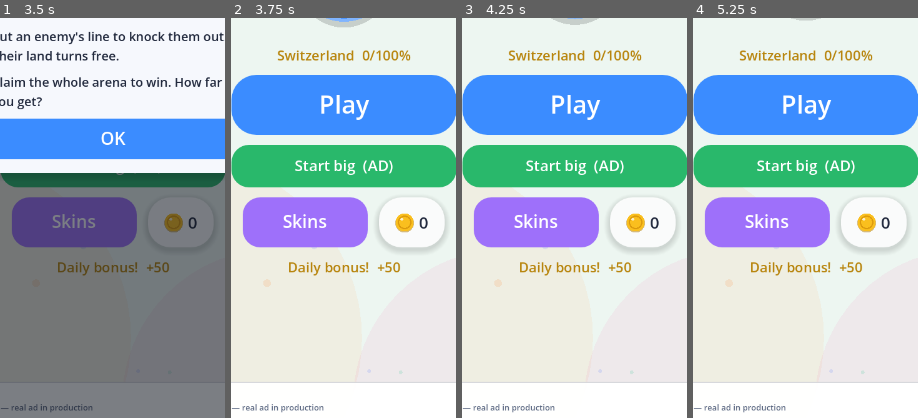
Above: before the commit, frames 1-4 (left to right).
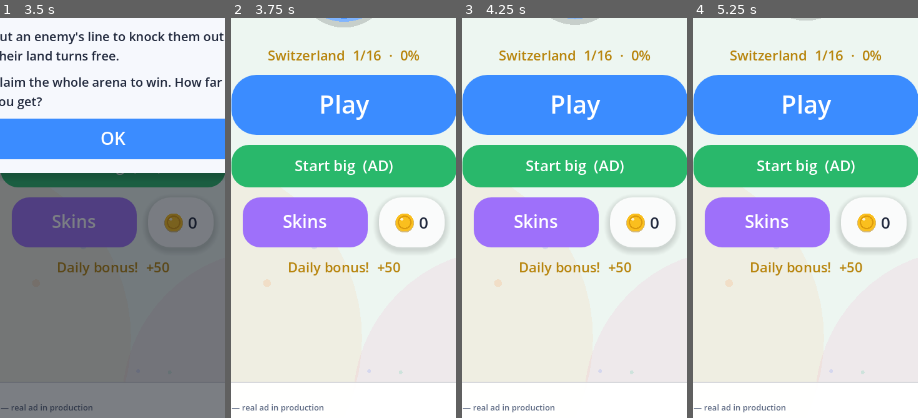
Above: after the commit, the same moments.

Repository: Tourist105/inkland
Game: Godot game, scene res://scenes/Home.tscn
Two runs of this game, one before a commit and one after it. Both use one fixed random seed, a clock stepped at 60 frames per second and the inputs below.
Inputs (mouse positions are % of the whole screen's width and height, from its top left):
- Up to frame 1 (3.5 s): click "Play" at 0.5 s; click "Play" at 1.25 s; click "Start big (AD)" at 2 s; click "Start big (AD)" at 2.75 s
- Up to frame 2 (3.75 s): click "OK" at 3.5 s
- Up to frame 3 (4.25 s): no input
- Up to frame 4 (5.25 s): click (7, 4) at 4.27 s; click "OK" at 5 s
The pictures show only the part of the screen within x 25-75%, y 50-100%; the shares and areas given below are measured in that part.

Frame 1 is identical in both runs. In frame 2, 1.2% of the frame differs, in the area x 16-84%, y 8-11%; in frame 3, 1.2%; in frame 4, 1.2%.

Commit message:
Original-faithful round feel: banked campaign, crown, zoom-out, silky ribbon trail
- Trail is now the head's TRUE continuous path (render-only ribbon, kept
  visible until the claimed polygon lands) — pure arcs, zero grid stairs.
- Coast slide takes the largest working axis sub-step — no more stutter
  when riding the border; spawn blobs are round and land-clipped.
- Camera caged to the country bbox (never stare at open water) and zooms
  out gently as your empire grows (original behaviour).
- Campaign like the original: every run BANKS its % into the country
  (shown as a clean 0-100%), a single-run win conquers instantly;
  conquest = +250 bonus and a 'Next country' button straight into the
  next map. Gold crown marks the current territory king.
- RDP eps 7 + guaranteed double Chaikin: last staircase remnants gone.

Co-Authored-By: Claude Fable 5 <noreply@anthropic.com>

Diff:
--- a/assets/translations/strings.csv
+++ b/assets/translations/strings.csv
@@ -37,3 +37,4 @@
 T_DAILY,"Daily bonus!","Tagesbonus!","Bonus quotidien !","Bonus giornaliero!","¡Bono diario!","Bônus diário!","Dagelijk …(269 unchanged characters)…
 T_CONQUERED,"Conquered: %s!","Erobert: %s!","Conquis : %s !","Conquistato: %s!","¡Conquistado: %s!","Conquistado: %s!", …(261 unchanged characters)…
 T_START_BIG,"Start big","Gross starten","Départ en grand","Parti in grande","Empieza en grande","Comece grande","Groot  …(261 unchanged characters)…
+T_NEXT_COUNTRY,"Next country","Nächstes Land","Pays suivant","Prossimo paese","Siguiente país","Próximo país","Volgend land","Następny kraj","Sonraki ülke","Další země","Ďalšia krajina","Nästa land","Næste land","Neste land","Seuraava maa","Következő ország","Următoarea țară","Следующая страна","Наступна країна","Επόμενη χώρα","Negara berikutnya","Quốc gia tiếp theo"
--- a/scripts/Arena.gd
+++ b/scripts/Arena.gd
@@ -105,6 +105,8 @@
 var _land := PackedByteArray()     # 1 = playable land (country silhouette)
 var _coast_seeds := PackedInt32Array()   # land cells on the coast/edge (static)
 var _water_visited := PackedByteArray()  # water pre-marked as flood walls
+var _land_bb_lo := Vector2i.ZERO         # land bounding box (cells) — camera cage
+var _land_bb_hi := Vector2i.ZERO
 var _land_total := 1
 
 const WATER := Color(0.76, 0.87, 0.90)   # pale lagoon, keeps the board light
@@ -159,10 +161,17 @@
 	if cam != null:
 		cam.zoom = Vector2(CAM_ZOOM, CAM_ZOOM)
 		cam.position = _cell_center(human.cx, human.cy)
-		cam.limit_left = int(-CELL * 3)
-		cam.limit_top = int(-CELL * 3)
-		cam.limit_right = int(W * CELL + CELL * 3)
-		cam.limit_bottom = int(H * CELL + CELL * 3)
+		# Cage the camera to the country: you never stare at open water or
+		# anything "outside the level".
+		var vp := get_viewport_rect().size / CAM_ZOOM
+		var lo := Vector2(_land_bb_lo) * CELL - Vector2(CELL * 4, CELL * 4)
+		var hi := Vector2(_land_bb_hi + Vector2i.ONE) * CELL + Vector2(CELL * 4, CELL * 4)
+		var pad_x := maxf(0.0, (vp.x - (hi.x - lo.x)) * 0.5)
+		var pad_y := maxf(0.0, (vp.y - (hi.y - lo.y)) * 0.5)
+		cam.limit_left = int(lo.x - pad_x)
+		cam.limit_top = int(lo.y - pad_y)
+		cam.limit_right = int(hi.x + pad_x)
+		cam.limit_bottom = int(hi.y + pad_y)
 		cam.make_current()
 	_build_hud()
 	Ads.hide_banner()          # never over the arena
@@ -248,15 +257,21 @@
 	p.going_home = false
 	p.plan.clear()
 	p.trail.clear()
-	p.trail_rev = -1
+	p.ribbon.clear()
+	p.ribbon_stale = false
 	var rad := START_RADIUS
 	if p.is_human and Game.start_boost:
 		rad = 10                       # rewarded "start big" (~5x area)
 		Game.start_boost = false
 		Game.save_state()
+	# Round starting blob (like the original), clipped to land.
+	var rr := rad * rad + rad
 	for y in range(p.home.y - rad, p.home.y + rad + 1):
 		for x in range(p.home.x - rad, p.home.x + rad + 1):
-			if in_bounds(x, y):
+			var dx := x - p.home.x
+			var dy := y - p.home.y
+			if in_bounds(x, y) and dx * dx + dy * dy <= rr \
+					and _land[idx(x, y)] == 1:
 				grid[idx(x, y)] = p.id
 	_bb_mark(p.id, p.home.x - rad, p.home.y - rad, p.home.x + rad, p.home.y + rad)
 	_dirty_owners[p.id] = true
@@ -375,14 +390,22 @@
 		p.pos = Vector2(clampf(p.pos.x, m, W * CELL - m),
 			clampf(p.pos.y, m, H * CELL - m))
 		if not land(int(p.pos.x / CELL), int(p.pos.y / CELL)):
-			var sx := Vector2(p.pos.x, old_pos.y)
-			var sy := Vector2(old_pos.x, p.pos.y)
-			if land(int(sx.x / CELL), int(sx.y / CELL)):
-				p.pos = sx
-			elif land(int(sy.x / CELL), int(sy.y / CELL)):
-				p.pos = sy
-			else:
-				p.pos = old_pos
+			# Slide along the coast: take the LARGEST axis sub-step that stays
+			# on land — much smoother than full-step-or-freeze.
+			var best := old_pos
+			var best_d := 0.0
+			for f: float in [1.0, 0.66, 0.33]:
+				var cx2 := Vector2(old_pos.x + (p.pos.x - old_pos.x) * f, old_pos.y)
+				var cy2 := Vector2(old_pos.x, old_pos.y + (p.pos.y - old_pos.y) * f)
+				if absf(cx2.x - old_pos.x) > best_d \
+						and land(int(cx2.x / CELL), int(cx2.y / CELL)):
+					best = cx2
+					best_d = absf(cx2.x - old_pos.x)
+				if absf(cy2.y - old_pos.y) > best_d \
+						and land(int(cy2.x / CELL), int(cy2.y / CELL)):
+					best = cy2
+					best_d = absf(cy2.y - old_pos.y)
+			p.pos = best
 		# Cell-entry events (one axis at a time — no corner skipping).
 		var nx := int(p.pos.x / CELL)
 		var ny := int(p.pos.y / CELL)
@@ -391,6 +414,15 @@
 				_enter_cell(p, p.cx + signi(nx - p.cx), p.cy)
 			else:
 				_enter_cell(p, p.cx, p.cy + signi(ny - p.cy))
+		# Render ribbon: sample the head's true continuous path while drawing —
+		# the line on screen is pure arcs, never grid stairs.
+		if p.alive and p.is_out:
+			if p.ribbon_stale:
+				p.ribbon.clear()
+				p.ribbon_stale = false
+			var rn := p.ribbon.size()
+			if rn == 0 or p.ribbon[rn - 1].distance_squared_to(p.pos) > 25.0:
+				p.ribbon.append(p.pos)
 
 static func _cardinal(heading: float) -> Vector2i:
 	var v := Vector2.from_angle(heading)
@@ -447,7 +479,8 @@
 	for c in p.trail:
 		trail_owner[idx(c.x, c.y)] = 0
 	p.trail.clear()
-	p.trail_rev = -1
+	p.ribbon.clear()
+	p.ribbon_stale = false
 	p.is_out = false
 	if p.is_human:
 		_human_died(cause, killer)      # land stays put (revive keeps it)
@@ -502,7 +535,7 @@
 	if tx1 >= tx0:
 		_bb_mark(p.id, tx0, ty0, tx1, ty1)
 	p.trail.clear()
-	p.trail_rev = -1
+	p.ribbon_stale = true      # keep the ribbon until the polygon lands
 	_dirty_owners[p.id] = true
 
 	# 2. Flood the "outside" from the border through every non-owned cell.
@@ -859,9 +892,13 @@
 		if spot == Vector2i(-1, -1):
 			spot = human.home
 		human.home = spot
+		var rvr := START_RADIUS * START_RADIUS + START_RADIUS
 		for y in range(spot.y - START_RADIUS, spot.y + START_RADIUS + 1):
 			for x in range(spot.x - START_RADIUS, spot.x + START_RADIUS + 1):
-				if in_bounds(x, y) and _land[idx(x, y)] == 1:
+				var dx := x - spot.x
+				var dy := y - spot.y
+				if in_bounds(x, y) and dx * dx + dy * dy <= rvr \
+						and _land[idx(x, y)] == 1:
 					var pv := grid[idx(x, y)]
 					if pv != 0 and pv != human.id:
 						_dirty_owners[pv] = true
@@ -879,7 +916,8 @@
 	_human_has_target = false
 	human.is_out = false
 	human.trail.clear()
-	human.trail_rev = -1
+	human.ribbon.clear()
+	human.ribbon_stale = false
 	human.pending_dir = Vector2i.ZERO
 	if cam != null:
 		cam.position = _cell_center(spot.x, spot.y)
@@ -936,12 +974,20 @@
 	(v.get_node("Pct") as Label).text = "%.1f%%" % _final_pct
 	(v.get_node("Best") as Label).visible = is_best
 	var prev_country: String = Game.COUNTRIES[Game.country_idx].name
-	var cbonus := Game.add_country_progress(_max_pct)
-	var cd: Dictionary = Game.COUNTRIES[Game.country_idx]
-	var cline := "%s  %d/%d%%" % [cd.name, int(Game.country_fill), int(cd.size)]
-	if cbonus > 0:
+	var cline := ""
+	# Original rules: every run banks its % into the country; a single-run
+	# WIN conquers instantly. Either way the campaign rolls onward.
+	var conquered := won
+	if not won:
+		conquered = Game.record_country_pct(_max_pct)
+	if conquered:
+		var cbonus := Game.conquer_country()
 		cline = (tr("T_CONQUERED") % prev_country) + "  +%d
-%s" % [cbonus, cline]
+→ %s" % [cbonus, Game.COUNTRIES[Game.country_idx].name]
+	else:
+		cline = "%s  ·  %d%%" % [prev_country, Game.country_progress()]
+	(v.get_node("Retry") as Button).text = \
+		tr("T_NEXT_COUNTRY") if conquered else tr("T_RETRY")
 	(v.get_node("Stats") as Label).text = "%s  %d      %s  %.1f%%
 %s" % [
 		tr("T_KILLS"), human.kills, tr("T_BEST"), Game.best_pct, cline]
@@ -973,6 +1019,11 @@
 	var target := _head_visual(human)
 	var t := clampf(CAM_LERP * delta, 0.0, 1.0)
 	cam.position = cam.position.lerp(target, t)
+	# Gentle zoom-out as the empire grows (original behaviour) — you see more
+	# of what you own without ever losing the close-chase feel.
+	var zt := CAM_ZOOM * lerpf(1.0, 0.74, clampf(_you_pct() / 60.0, 0.0, 1.0))
+	var z := lerpf(cam.zoom.x, zt, clampf(1.5 * delta, 0.0, 1.0))
+	cam.zoom = Vector2(z, z)
 	if _shake > 0.1:
 		_shake *= exp(-7.0 * delta)
 		cam.offset = Vector2(randf_range(-_shake, _shake), randf_range(-_shake, _shake))
@@ -1265,6 +1316,7 @@
 	v.add_child(dbl)
 
 	var retry := Button.new()
+	retry.name = "Retry"
 	retry.text = tr("T_RETRY")
 	Ui.style_button(retry, Ui.ACCENT, 32)
 	retry.pressed.connect(_retry)
@@ -1420,6 +1472,9 @@
 	for c in node.get_children():
 		c.queue_free()
 	var p := players[oid - 1]
+	if p.ribbon_stale:
+		p.ribbon.clear()          # the claimed polygon now covers the ribbon
+		p.ribbon_stale = false
 	var loops: Array = _terr_loops[oid - 1]
 	for tp in loops:
 		if not tp.hole:
@@ -1521,7 +1576,7 @@
 	if pts.size() < 3:
 		pts = raw
 	# ...collapse cell staircases into true diagonals (the last "Stufen")...
-	var simplified := _rdp_closed(pts, 6.0)
+	var simplified := _rdp_closed(pts, 7.0)
 	if simplified.size() >= 3:
 		pts = simplified
 	# ...then cut every corner generously and silken it with Chaikin.
@@ -1535,7 +1590,7 @@
 		rounded.append(v + (pv - v).normalized() * cut)
 		rounded.append(v + (nx - v).normalized() * cut)
 	var smooth := _chaikin_closed(rounded)
-	if smooth.size() < 700:
+	if smooth.size() < 1400:
 		smooth = _chaikin_closed(smooth)
 	var spts := PackedVector2Array()
 	for q in smooth:
@@ -1613,6 +1668,8 @@
 	# Fit with a small margin; grid is portrait so shapes sit centred.
 	var m := 0.05
 	_land_total = 0
+	_land_bb_lo = Vector2i(W, H)
+	_land_bb_hi = Vector2i(0, 0)
 	for y in H:
 		for x in W:
 			var pnt := Vector2(m + (1.0 - 2.0 * m) * (x + 0.5) / W,
@@ -1621,6 +1678,8 @@
 			_land[idx(x, y)] = 1 if inside else 0
 			if inside:
 				_land_total += 1
+				_land_bb_lo = Vector2i(mini(_land_bb_lo.x, x), mini(_land_bb_lo.y, y))
+				_land_bb_hi = Vector2i(maxi(_land_bb_hi.x, x), maxi(_land_bb_hi.y, y))
 	_land_total = maxi(_land_total, 1)
 	# Static flood helpers: water-as-wall mask + coastal seed cells.
 	_water_visited.resize(W * H)
@@ -1652,21 +1711,14 @@
 func _draw() -> void:
 	# Water/land/territory live in cached Polygon2D layers below (z -1/-2) —
 	# triangulated once per retrace, not every frame.
-	# Active trails: one continuous rounded ribbon per player, ending exactly
-	# AT the head — never ahead of it. The settled part of the curve is cached
-	# and only rebuilt when a new cell joins the trail.
+	# Active trails: the head's true continuous path, ending exactly AT the
+	# head — pure fluid arcs, no grid-derived geometry at all.
 	for p in players:
-		if p.trail.is_empty():
-			continue
-		if p.trail.size() != p.trail_rev:
-			p.trail_rev = p.trail.size()
-			var cs := PackedVector2Array()
-			for j in p.trail.size() - 1:      # newest cell excluded — the head
-				cs.append(_cell_center(p.trail[j].x, p.trail[j].y))
-			p.trail_smooth = _chaikin(_chaikin(cs))
-		var pts := p.trail_smooth.duplicate()
+		var pts := p.ribbon.duplicate()
 		if p.alive and p.is_out:
 			pts.append(_head_visual(p))
+		if pts.is_empty():
+			continue
 		var main_c: Color = p.color.lightened(0.30)
 		var rim_c: Color = p.color.darkened(0.16)
 		var w := TRAIL_W
@@ -1684,6 +1736,13 @@
 			draw_circle(pts[0], w * 0.5, main_c)
 
 	# Heads — interpolated blobs with faces, then name tags.
+	# Crown on the current territory king — the original's "who leads?" cue.
+	var king := 0
+	var kc := 0
+	for p in players:
+		if p.alive and _counts.size() > p.id and _counts[p.id] > kc:
+			kc = _counts[p.id]
+			king = p.id
 	for p in players:
 		if p.alive:
 			var c := _head_visual(p)
@@ -1693,6 +1752,12 @@
 			draw_circle(c, HEAD_R * 1.55, glow)
 			SkinArt.draw_blob(self, c, HEAD_R, p.color, p.face,
 				Vector2.from_angle(p.heading))
+			if p.id == king:
+				var b := c + Vector2(0, -HEAD_R - 9.0)
+				draw_colored_polygon(PackedVector2Array([
+					b + Vector2(-9, 3), b + Vector2(-9, -6), b + Vector2(-4.5, -1.5),
+					b + Vector2(0, -8), b + Vector2(4.5, -1.5), b + Vector2(9, -6),
+					b + Vector2(9, 3)]), Ui.GOLD)
 	var font := ThemeDB.fallback_font
 	for p in players:
 		if p.alive and not p.is_human:
--- a/scripts/Game.gd
+++ b/scripts/Game.gd
@@ -82,18 +82,27 @@
 	return 50
 
 
-## Add a round's % to the country; returns bonus coins if one was completed.
-func add_country_progress(pct: float) -> int:
+## Campaign meta, original-style: every run BANKS its % into the country
+## (dying never resets progress); the bank target is COUNTRIES[i].size.
+## Returns true when the bank just hit the target (country conquered).
+func record_country_pct(pct: float) -> bool:
 	country_fill += pct
-	var bonus := 0
-	while country_idx < COUNTRIES.size() - 1 			and country_fill >= float(COUNTRIES[country_idx].size):
-		country_fill -= float(COUNTRIES[country_idx].size)
+	save_state()
+	return country_fill >= float(COUNTRIES[country_idx].size)
+
+## Banked progress normalized to a clean 0-100% for all displays.
+func country_progress() -> int:
+	return int(clampf(country_fill * 100.0 / float(COUNTRIES[country_idx].size),
+		0.0, 100.0))
+
+## Country conquered (bank full OR a single-run win): bonus, advance.
+func conquer_country() -> int:
+	var bonus := 250
+	add_coins(bonus)
+	if country_idx < COUNTRIES.size() - 1:
 		country_idx += 1
-		bonus += 150
-	if bonus > 0:
-		add_coins(bonus)
-	else:
-		save_state()
+	country_fill = 0.0
+	save_state()
 	return bonus
 
 func country_tint() -> Color:
--- a/scripts/Home.gd
+++ b/scripts/Home.gd
@@ -79,8 +79,8 @@
 	if Game.best_pct > 0.0:
 		col.add_child(Ui.label("%s  %.1f%%" % [tr("T_BEST"), Game.best_pct], 24, Ui.INK_SOFT))
 	var cd: Dictionary = Game.COUNTRIES[Game.country_idx]
-	col.add_child(Ui.label("%s  %d/%d%%" % [cd.name, int(Game.country_fill),
-		int(cd.size)], 22, Color(0.72, 0.52, 0.05)))
+	col.add_child(Ui.label("%s  %d/%d  ·  %d%%" % [cd.name, Game.country_idx + 1,
+		Game.COUNTRIES.size(), Game.country_progress()], 22, Color(0.72, 0.52, 0.05)))
 
 	var play := Button.new()
 	play.text = tr("T_PLAY")
--- a/scripts/Player.gd
+++ b/scripts/Player.gd
@@ -21,10 +21,11 @@
 var is_out: bool = false
 var trail: Array[Vector2i] = []
 
-## Render cache: smoothed ribbon of the settled trail (all but the newest
-## cell). Rebuilt only when the trail length changes — not every frame.
-var trail_rev: int = -1
-var trail_smooth: PackedVector2Array = PackedVector2Array()
+## Render-only ribbon: the head's TRUE continuous path this excursion. Drawn
+## instead of grid cells, so the line is pure arcs — zero grid staircase.
+## ribbon_stale keeps it on screen until the claimed polygon replaces it.
+var ribbon: PackedVector2Array = PackedVector2Array()
+var ribbon_stale: bool = false
 
 var respawn_in: float = 0.0
 var kills: int = 0
Binary file changed: assets/translations/strings.cs.translation
Binary file changed: assets/translations/strings.da.translation
Binary file changed: assets/translations/strings.de.translation
Binary file changed: assets/translations/strings.el.translation
Binary file changed: assets/translations/strings.en.translation
Binary file changed: assets/translations/strings.es.translation
Binary file changed: assets/translations/strings.fi.translation
Binary file changed: assets/translations/strings.fr.translation
Binary file changed: assets/translations/strings.hu.translation
Binary file changed: assets/translations/strings.id.translation
Binary file changed: assets/translations/strings.it.translation
Binary file changed: assets/translations/strings.nb.translation
(and 10 more such lines)
